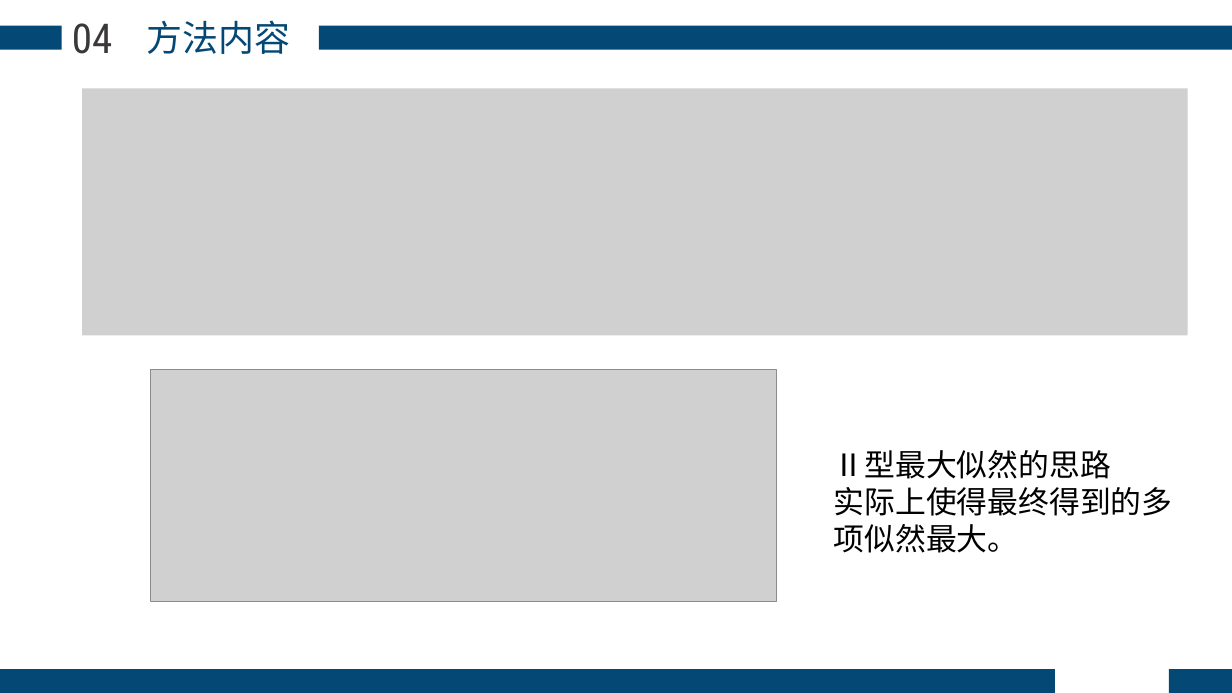
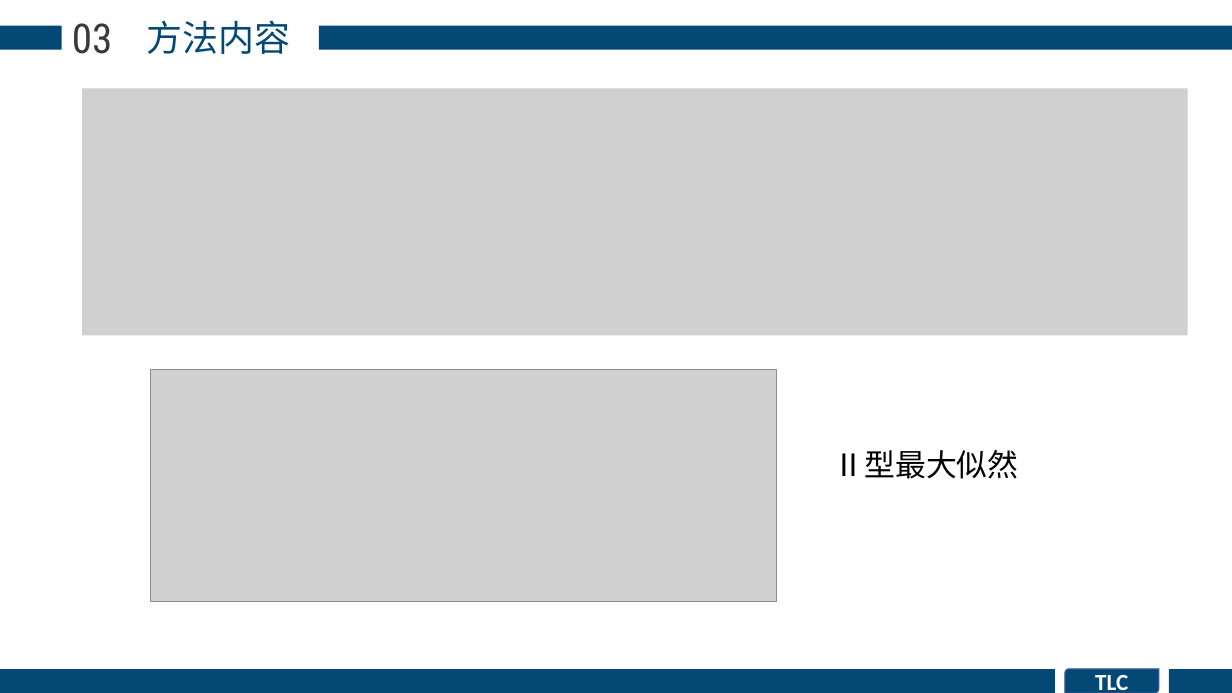
Before and after one commit to phuan-s/remote-repo, a slide deck: slide 12 of 研一上论文分享.pptx (slide 13 before the commit). Drawn at 1232x693 pixels with LibreOffice and Linux fonts; fonts in the diff are those of the drawing; grey boxes stand for pictures. Boxes give left, top, right and bottom in pixels: in the first picture for what was removed or moved away, otherwise in the second. Text is boxed around its words. In the diff, an @@ line names an element or a change of style, - is before the commit and + after.

```diff
--- a/研一上论文分享.pptx
+++ b/研一上论文分享.pptx
@@ text at <box>72,23,112,54</box>: text changed @@
-04
+03
@@ text at <box>834,450,1019,479</box>: text changed @@
-Ⅱ型最大似然的思路
-实际上使得最终得到的多项似然最大。
+Ⅱ型最大似然
@@ round diag rect added at <box>1066,669,1159,693</box>, fill #044875, outline #325491 1 pt, 18 pt, text #FFFFFF, bold @@
+TLC
```
Also in this commit, not shown: 12 other slides changed, 2 slides added, 4 slides removed, 1 other file.
